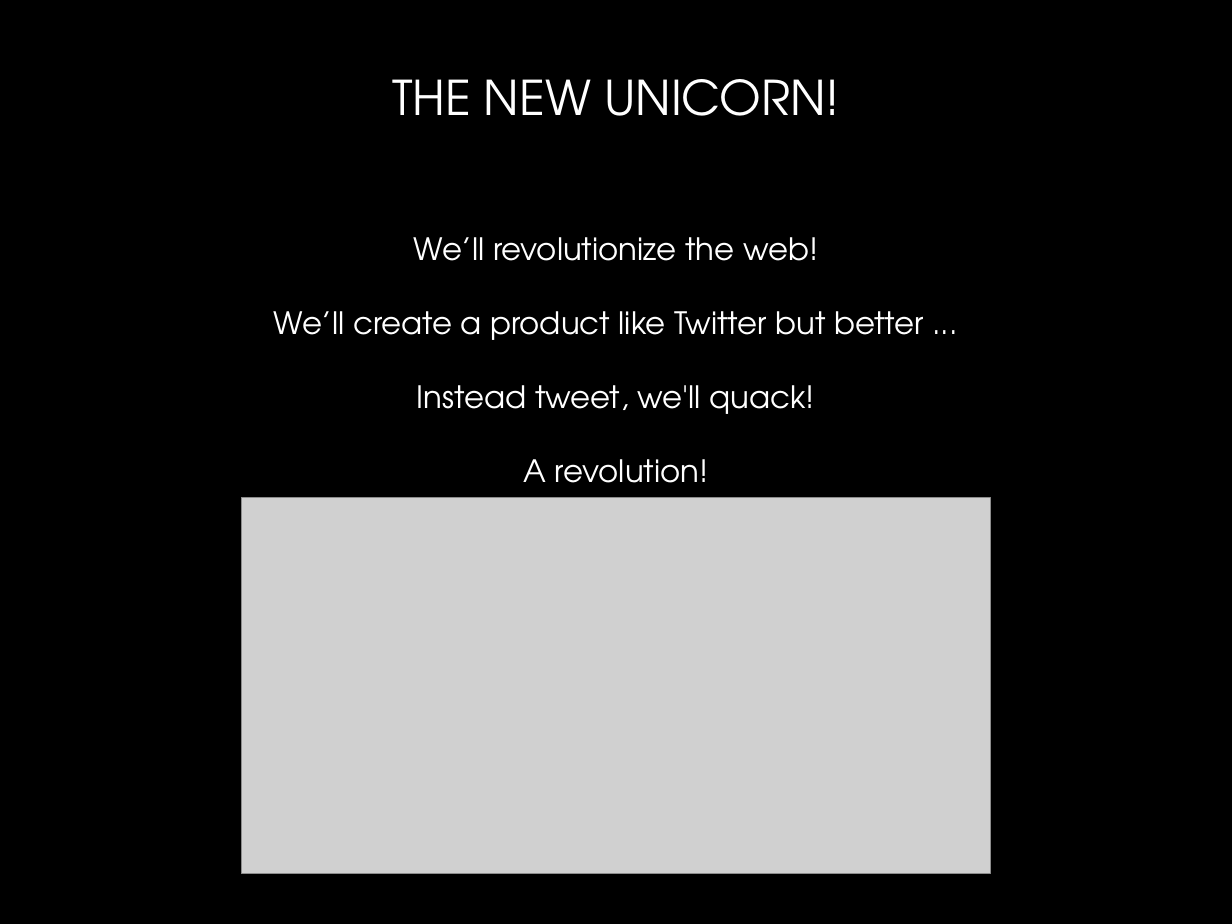
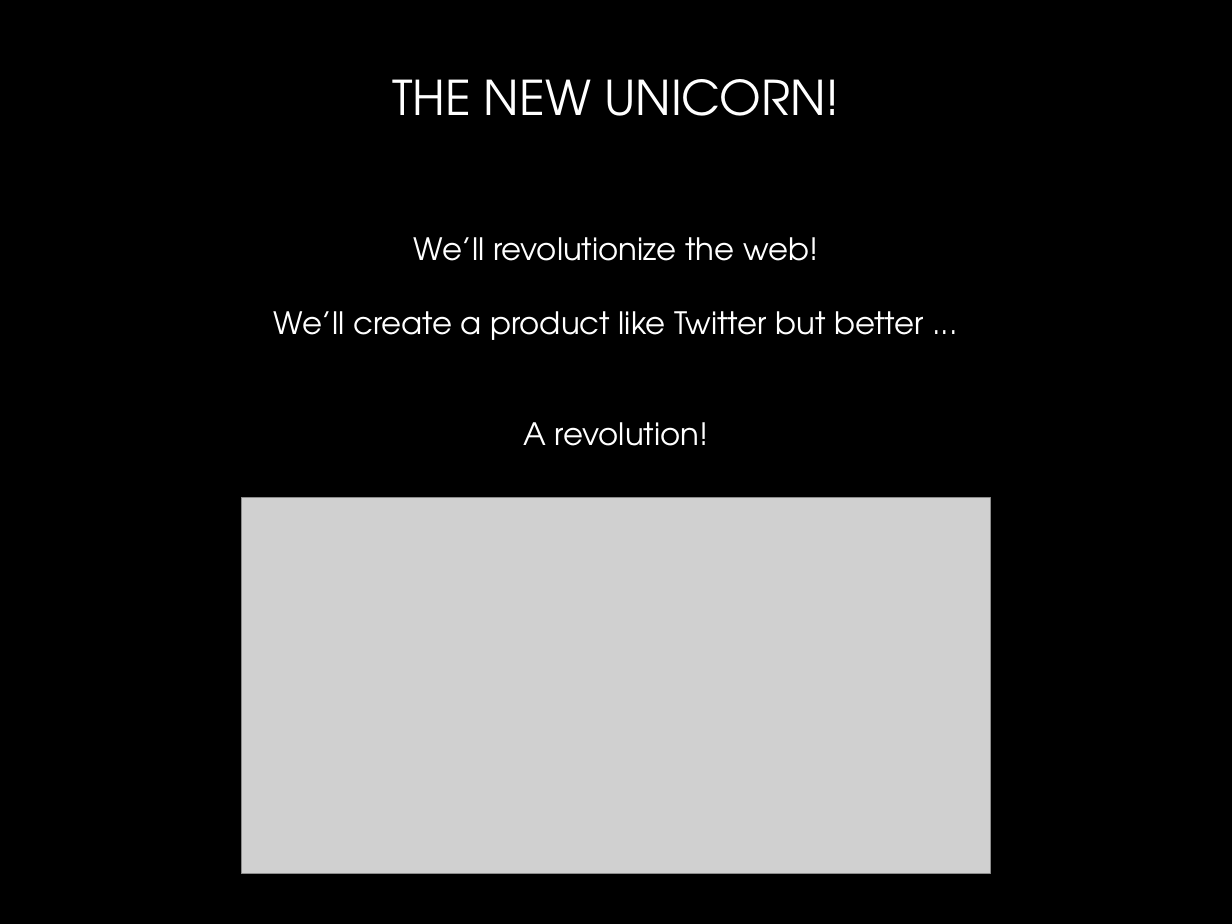
Before and after one commit to velcrin/mixter, a slide deck: slide 5 of slide.pptx (slide 4 before the commit). Drawn at 1232x924 pixels with LibreOffice and Linux fonts; fonts in the diff are those of the drawing; grey boxes stand for pictures. Boxes give left, top, right and bottom in pixels: in the first picture for what was removed or moved away, otherwise in the second. Text is boxed around its words. In the diff, an @@ line names an element or a change of style, - is before the commit and + after.

```diff
--- a/slide.pptx
+++ b/slide.pptx
@@ text at (x1=417, y1=385, x2=815, y2=414): paragraph removed @@
-Instead tweet, we'll quack!
```
Also in this commit, not shown: 5 other slides changed, 1 slide added, 1 slide removed, 1 other file.
